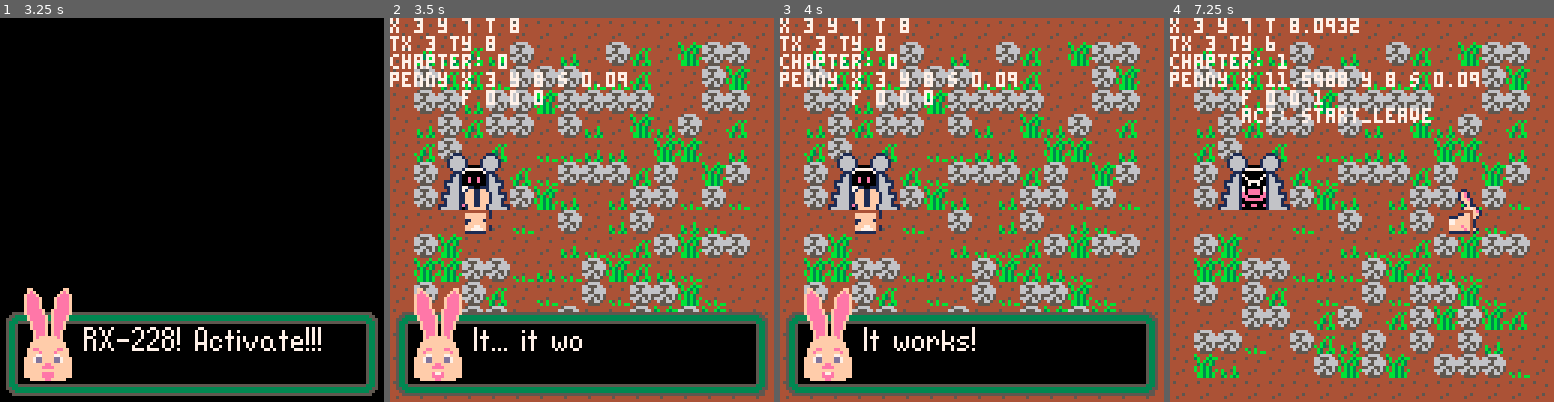
Above: before the commit, frames 1-4 (left to right).
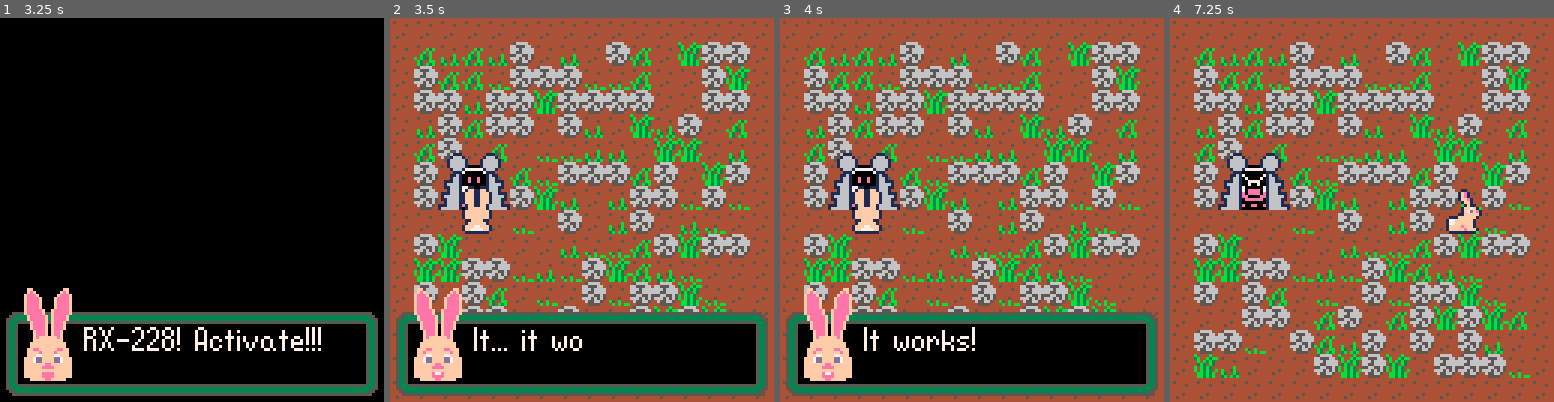
Above: after the commit, the same moments.

Repository: DeCarabas/pico_carts
Game: PICO-8 cartridge robo.p8
Same seed, same stepped clock (60 frames per second), same inputs: the game is played once before the commit and once after it.
Inputs:
- Up to frame 1 (3.25 s): tap X (X key) at 0.33, 1.07, 1.85, 2.97 s; tap O (Z key) at 0.7, 1.7, 2.1, 2.5, 2.9 s; hold Right 1.6-2.1 s; hold Up 2.15-2.42 s; hold Right 2.47-3.03 s; hold Left from 3.08 s (still down)
- Up to frame 2 (3.5 s): keep holding Left; tap O (Z key) at 3.3 s
- Up to frame 3 (4 s): release Left at 3.58 s; hold Down 3.63-3.97 s; tap O (Z key) at 3.7 s
- Up to frame 4 (7.25 s): hold Right 4.02-4.68 s; tap X (X key) at 4.08, 5.2, 6.32 s; tap O (Z key) every 0.4 s from 4.1 to 6.9 s; hold Up 4.73-5.03 s; hold Left 5.08-5.68 s; hold Down 5.73-6.03 s; hold Right 6.08-6.58 s; hold Right 6.63-7.13 s; hold Up from 7.18 s (still down)

Frame 1 is identical in both runs. In frame 2, 2.4% of the frame differs, in the area x 0-62%, y 0-57%; in frame 3, 2.4%; in frame 4, 3.7%, in the area x 0-81%, y 0-58%.

Commit message:
Save and load pockets

Diff:
--- a/robo.p8
+++ b/robo.p8
@@ -219,12 +219,13 @@
 
    -- now pack up the seeds. we can have 16 flower seeds,
    -- and each uses two bytes, so we use 32 bytes here.
+   assert(#flower_seeds<=16)
    for fi=1,16 do
+      local s=0
       if fi<=#flower_seeds then
-         w:write2(flower_seeds[fi].seed<<16)
-      else
-         w:write2(0)
-      end
+         s = flower_seeds[fi].seed<<16
+      end
+      w:write2(s)
    end                      -- 37
 
    -- now pack up the items. each item gets 6 bits.
@@ -279,19 +280,37 @@
    end
    w:flush()                       -- 229
 
-   -- 27 bytes to spare! tree seeds maybe! :)
+   -- write the flower pockets
+   -- 16 flowers, 63 max=6 bits, 2 values=12 bits
+   -- 16*12/8=24 bytes
+   for fi=1,16 do
+      local fc,sc=0,0
+      if fi<=#flower_seeds then
+         local seed=flower_seeds[fi]
+         for fp in all(flower_pockets) do
+            if fp.seed==seed then
+               fc,sc=fp.flower_count,fp.seed_count
+               break
+            end
+         end
+      end
+      w:pack(6, fc, sc)
+   end
+   w:flush()                       -- 253
+
+   -- 3 bytes to spare! tree seeds maybe! :)
 end
 
 function load_game()
+   -- see save_game for details
+   local w = stream:new_read(0x5e00,256)
+
+   if w:read() ~= 0x02 then
+      return false
+   end
+
    -- reset the cart...
    reload()
-
-   -- see save_game for details
-   local w = stream:new_read(0x5e00,256)
-
-   if w:read() ~= 0x02 then
-      return false
-   end
 
    base_x = w:unpack(4)
    base_y = w:unpack(4)
@@ -342,6 +361,16 @@
       end
    end
 
+   -- unpack the flower pockets
+   flower_pockets={}
+   for fi=1,16 do
+      local fc,sc=w:unpack(6),w:unpack(6)
+      if fc>0 or sc>0 then
+         assert(fi<=#flower_seeds,tostr(fi))
+         get_flower(flower_seeds[fi], fc, sc)
+      end
+   end
+
    -- deal with the chapters.
    if chapter==2 then
       start_ch2()
@@ -1152,7 +1181,7 @@
       draw_meters()
    end
 
-   draw_debug()
+   --draw_debug()
 end
 
 function _draw()
@@ -1389,8 +1418,8 @@
       add(flower_pockets,fp)
    end
 
-   fp.seed_count=min(64,fp.seed_count+seed_count)
-   fp.flower_count=min(64,fp.flower_count+flower_count)
+   fp.seed_count=min(63,fp.seed_count+seed_count)
+   fp.flower_count=min(63,fp.flower_count+flower_count)
 end
 
 function i_flower(item,tx,ty)
